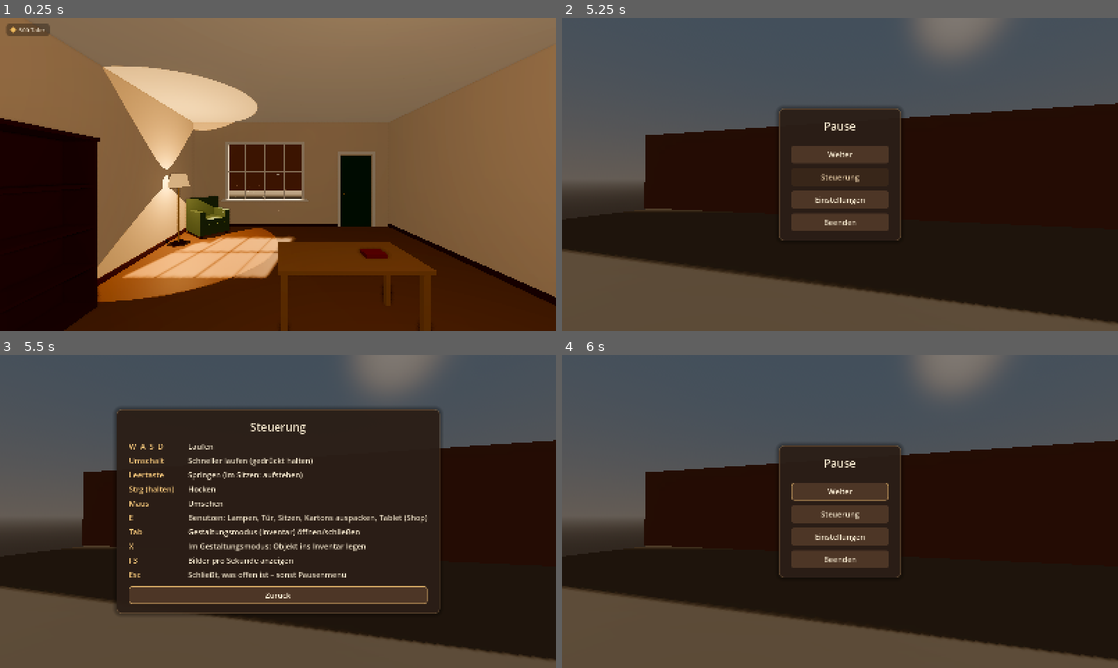
Above: before the commit, frames 1-4 (two rows, left to right).
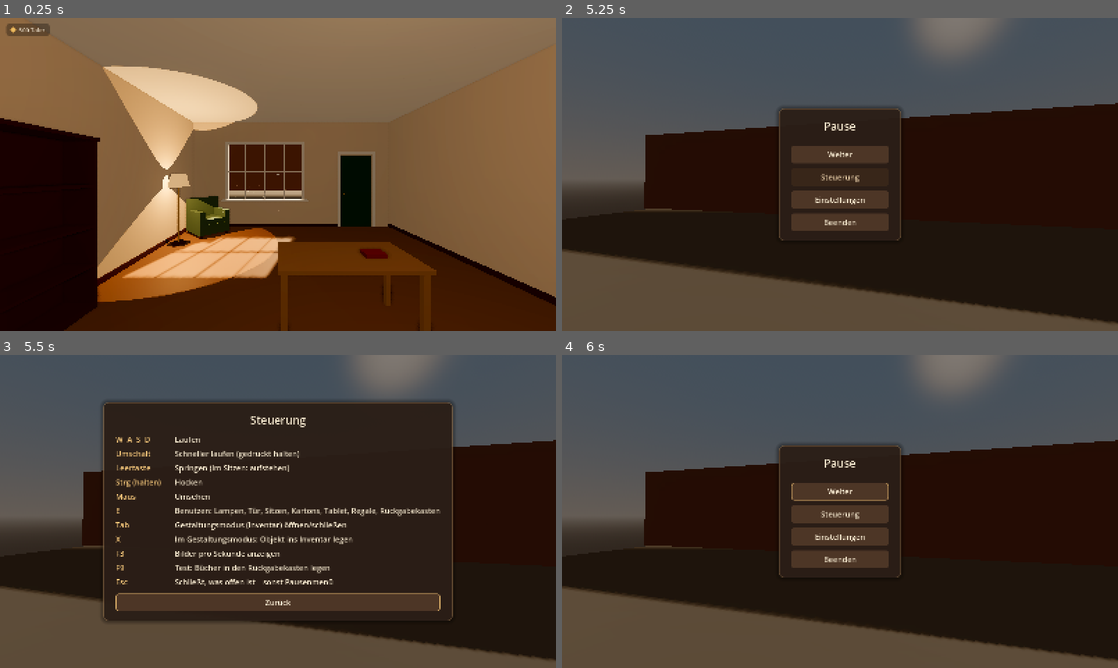
Above: after the commit, the same moments.

Repository: muschel99/Buecherei-Game
Game: Godot game, scene res://scenes/main.tscn
Two runs of this game, one before a commit and one after it. Both use one fixed random seed, a clock stepped at 60 frames per second and the inputs below.
Inputs (mouse positions are in pixels of both pictures, inside the frame that each line leads up to):
- Up to frame 1 (0.25 s): no input
- Up to frame 2 (5.25 s): tap Enter at 0.5 s; move the mouse to (867, 174) at 0.52 s; hold X (build_delete) 0.53-1.28 s; hold W (move_forward) 0.53-5.03 s; tap Space (jump) at 0.77, 1.52, 3.02, 3.77, 4.52 s; move the mouse to (812, 174) at 1.27 s; tap Shift (build_paint_all) at 1.35 s; move the mouse to (851, 168) at 2.02 s; press the mouse at (851, 168) at 2.03 s; move the mouse to (834, 180) at 2.77 s; release the mouse at (834, 180) at 2.78 s; tap Mouse wheel up (build_rotate) at 2.85 s; move the mouse to (878, 177) at 3.52 s; hold Mouse wheel down (build_rotate_back) 3.53-4.28 s; right-click (878, 177) at 4.15 s; move the mouse to (795, 171) at 4.27 s; tap G (build_toggle_grid) at 4.35 s; tap Escape (pause) at 4.9 s; move the mouse to (867, 174) at 5.02 s; hold S (move_back) from 5.03 s (still down); hold Ctrl (crouch) from 5.03 s (still down); click (867, 174) at 5.17 s
- Up to frame 3 (5.5 s): keep holding S (move_back); keep holding Ctrl (crouch)
- Up to frame 4 (6 s): release S (move_back) at 5.75 s; release Ctrl (crouch) at 5.75 s; click "Zurück" at 5.75 s

Frames 1-2 are identical in both runs. In frame 3, 13% of the frame differs, in the area x 18-82%, y 14-86%; in frame 4, nothing differs.

Commit message:
Bücher und Regale: Dokumentation (Roadmap, Spielidee, Arbeitsregeln, Asset-Anleitung)
- GAME_DESIGN: neue Abschnitte Bücher und Regale sowie Rückgabekasten, Steuerung (E, F9)
- ROADMAP: Etappe 3 fertig mit allen Punkten; Hinweise für Etappe 4, 5, 6 und 8
- CLAUDE.md: Projektstruktur und Konventionen für Bücher, Regale und Möbel mit Inhalt
- ASSET_GUIDE: Genres ändern, Buchtitel ergänzen, Bücherregal bauen, Rückgabekasten
- Pausenmenü: Tastenhilfe um Regale, Rückgabekasten und F9 ergänzt

Co-Authored-By: Claude Opus 5.5 <noreply@anthropic.com>
Claude-Session: https://claude.ai/code/session_019h7HXfFS3pVv47U8YJjpyf

Diff:
--- a/scenes/ui/pause_menu.tscn
+++ b/scenes/ui/pause_menu.tscn
@@ -114,7 +114,7 @@
 text = "E"
 
 [node name="Action3" type="Label" parent="ControlsPanel/VBox/KeyGrid"]
-text = "Benutzen: Lampen, Tür, Sitzen, Kartons auspacken, Tablet (Shop)"
+text = "Benutzen: Lampen, Tür, Sitzen, Kartons, Tablet, Regale, Rückgabekasten"
 
 [node name="KeyBuild" type="Label" parent="ControlsPanel/VBox/KeyGrid"]
 theme_override_colors/font_color = Color(0.96, 0.78, 0.48, 1)
@@ -137,6 +137,13 @@
 [node name="ActionFps" type="Label" parent="ControlsPanel/VBox/KeyGrid"]
 text = "Bilder pro Sekunde anzeigen"
 
+[node name="KeyTestBooks" type="Label" parent="ControlsPanel/VBox/KeyGrid"]
+theme_override_colors/font_color = Color(0.96, 0.78, 0.48, 1)
+text = "F9"
+
+[node name="ActionTestBooks" type="Label" parent="ControlsPanel/VBox/KeyGrid"]
+text = "Test: Bücher in den Rückgabekasten legen"
+
 [node name="Key4" type="Label" parent="ControlsPanel/VBox/KeyGrid"]
 theme_override_colors/font_color = Color(0.96, 0.78, 0.48, 1)
 text = "Esc"
Not shown, changed: CLAUDE.md
Not shown, changed: docs/ASSET_GUIDE.md
Not shown, changed: docs/GAME_DESIGN.md
Not shown, changed: docs/ROADMAP.md
